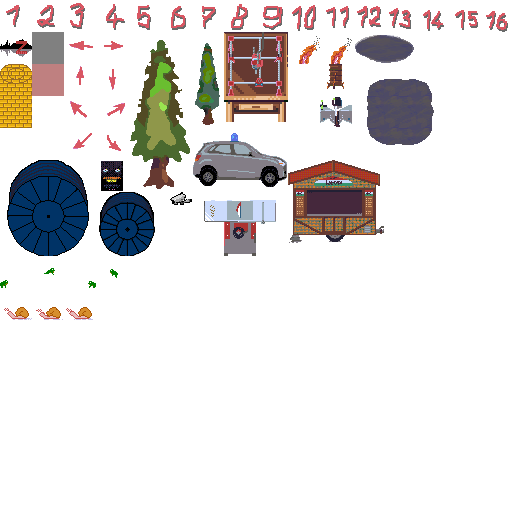
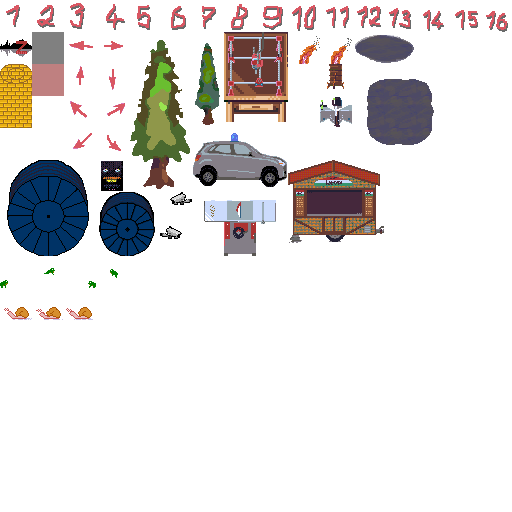
Layers edited between the first and the second 512 x 512 image:
pixels changed over [left=160, top=226, right=182, bottom=239] (layer not identified)
